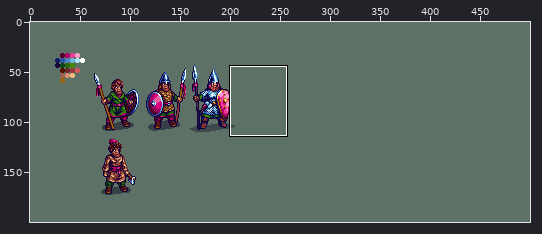
Sprite sheet: GSE/Triumvirate/units_done.png. Above: a wide view before the commit, with the close-up outlined.
Close-up. As it was:
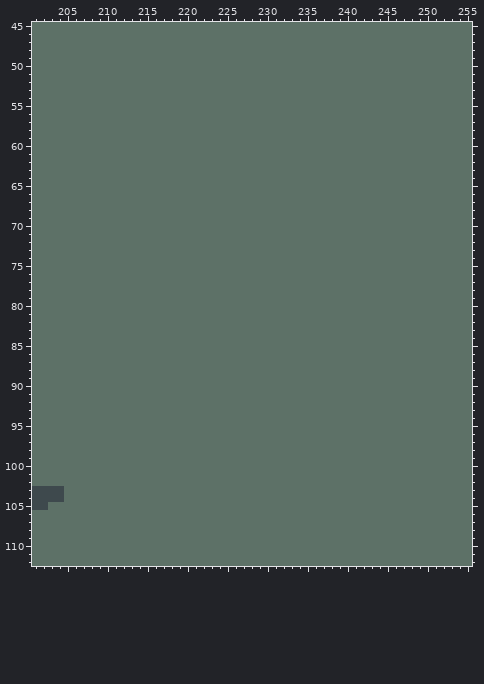
The file is 500x200 pixels. Colours within 5 levels of each other are drawn and written as one. Shown: x 201..255, y 45..112.
And afterwards:
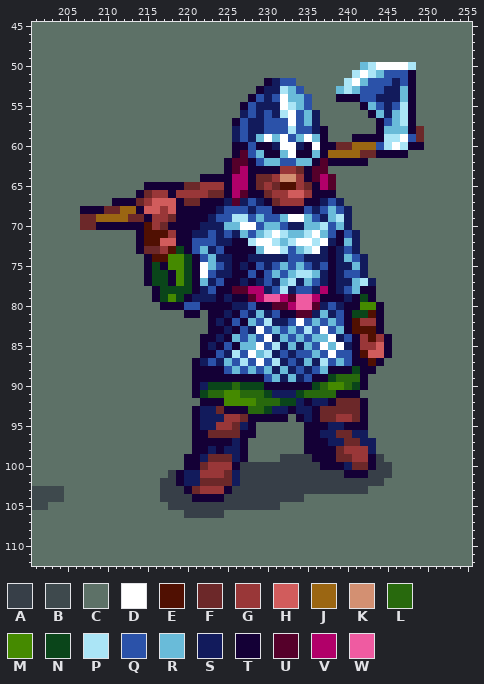
Palette (. is transparent): A #373f48  B #3e494d  C #5d7167  D #ffffff  E #501002  F #6c2829  G #993738  H #d15c5c  J #9b6612  K #d39072  L #28690d  M #458a00  N #0a451a  P #abe5f6  Q #2b52a9  R #69bbd9  S #121b5c  T #140036  U #55002a  V #b10069  W #ef5ba1
Diff:
Changed rows in their new state; - is an unchanged pixel.
first column x 207:
 50 -----------------------------------RPDDDDP-
 51 ----------------------------------PDPRQQQT-
 52 -----------------------TSQQ------PDRQQQSQT-
 53 ----------------------TSSPRQ----RPRQQQSSRT-
 54 ---------------------TQSQDRRQ---TTTQQSSSRT-
 55 --------------------TQSSSDPRQ------TRQSQPT-
 56 --------------------SQSQSPDQRS------TRSRPT-
 57 -------------------TQSSQQQDQRS-------TQRPT-
 58 -------------------SQSSQQQPQQST------TRRRTF
 59 -------------------SQSRDRDQRDRT---TTTTPPDQF
 60 -------------------TTQTTSDDSTDTTFFJJJQPDPTT
 61 -------------------TUQRTTRDTTRTJJJJFFTTTT--
 62 ------------------TUUTQRRQQRRTUTTTTT-------
 63 ------------------TUVTTTTGGFTUU------------
 64 ---------------TTTTVVTFFGKKGTUVU-----------
 65 --------TTTTTFFGGGTVVTFGFEEGFTVU-----------
 66 -------TFGGTGGGGFFTVUTTFGGHHGTTT-----------
 67 ----TTTFGHHHTFFTTTSUSQSTFGGGTTSQS----------
 68 TTTFFJJTHHGHTTTTTSQQQSQQTTTTQSQRQS---------
 69 FFJJJJFFTGGFTTTTSQQPPQRQQRDDRQSRPS---------
 70 FFTTTTTTEGFTTTTSSSRRDDQRRQSSRRPQRS---------
 71 -------TEEEGTTSSQSQSRQRPDPRRPDRQTQS--------
 72 -------TEEHHTTQQQSSTTPDDPRPDDPDSTRS--------
 73 -------TFFGENTQRSQTTTTRDDPQRPDSTSQS--------
 74 --------TEEMMNTQRSSTTSSSSSQQSSSTSRQS-------
 75 --------TNTMMNTDRQSTSTQSQRQRQSQTSSRS-------
 76 --------TNNTMNTDQSSTTQTQRQRPPRSTSQQS-------
 77 --------TNNTMNTRSQTTSTSQSRPSRQSTSSRPS------
 78 ---------TNNNNTSQTTUUVVSQPSQQSVTSQRTT------
 79 ---------TNMNTSSSTSTTUVWWVUWWVTTTSTNT------
 80 ----------TTTQQTTTTSSQTTUUVWWUSQSTTMMT-----
 81 -------------TT-TTSTQSRSQTTUUSRSQTNNET-----
 82 ----------------TSTQTRQPSSQDQRQRQTEGGT-----
 83 ----------------TTSTQSDQRQRQPQDQRTEEET-----
 84 ---------------TTSTRQRQDSRQRQRRDSQTGEGT----
 85 ---------------TSTQTRRDQPSRSRQDRDSTGGHT----
 86 ---------------TTQSPQDRPSQSQQRQDQQTEHHT----
 87 --------------TSQSRQPQDQPSQSRSPQRQTTET-----
 88 --------------TTTTQRQRQRSRSQSQRTTTNTT------
 89 --------------TTTTTTTTTQRSRSQTTNLLLT-------
 90 --------------TSNNNLNNNTTTTTTNLMMLNT-------
 91 --------------TNLLMMLLLNSSSNLLLLTTT--------
 92 ---------------TTTMMMMLLLNNSTSSTFFFT-------
 93 --------------TSSFTTTLLNSSTSSTFFFFFT-------
 94 --------------TSSSGGFTTTTT-TSTFFGGFT-------
 95 --------------TSSGGFST------TTTSSTTT-------
 96 --------------TTFFFFTT------TTSSFFSS-------
 97 --------------TTTTTST-------TTTSSFFSS------
 98 --------------TTSTSST-------TTTTFGGGS------
 99 -------------TTSFFFST----AAAATTTFFGGTA-----
100 -------------TTFGGGTAAAAAAAAAATTTSFFTAA----
101 -----------ATSSGGGFSAAAAAAAAAAAAATTTAAA----
102 ----------AATSSFFFFSAAAAAAAAAAAAAAAAAA-----
103 ----------AAATFGGGTAAAAAAAAAAAAAAAAA-------
104 ----------AAAATTTTAAAAAAAAAA---------------
105 -----------AAAAAAAAAAAAAA------------------
106 -------------AAAAA-------------------------
